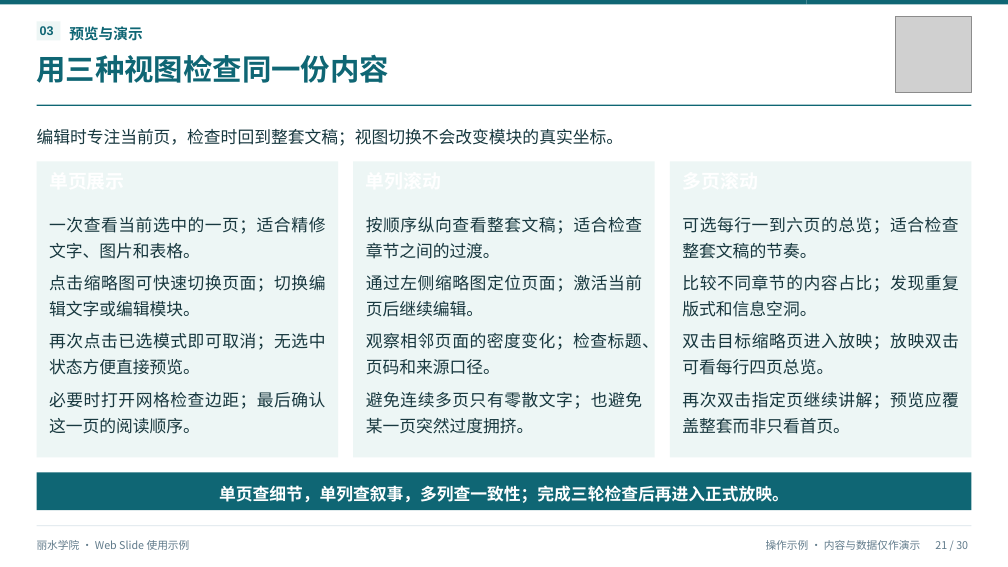
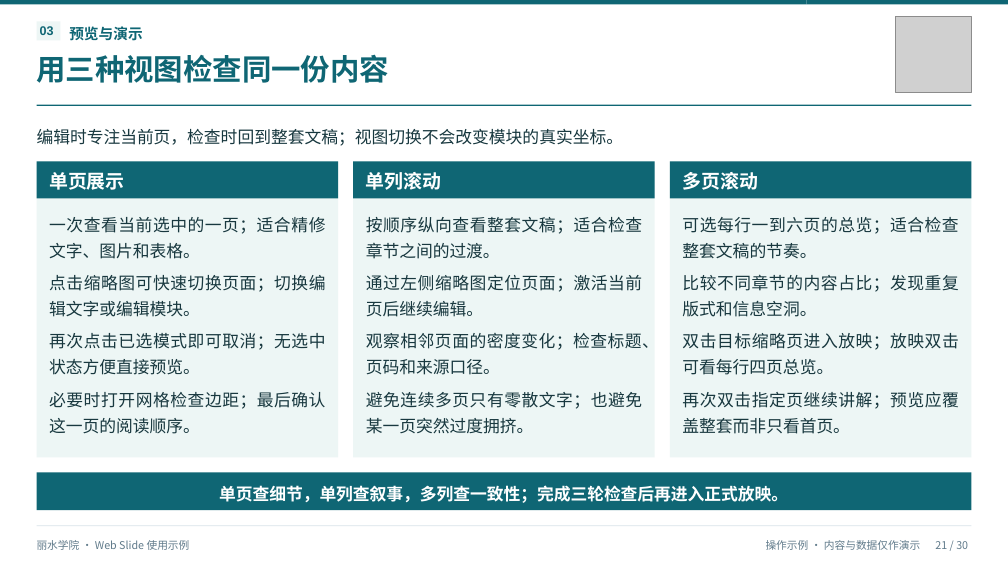
Before and after one commit to lbsun1999/html2ppt-web-slide, a slide deck: slide 21 of output/丽水学院_WebSlide制作与演示指南.pptx. Drawn at 1008x567 pixels with LibreOffice and Linux fonts; fonts in the diff are those of the drawing; grey boxes stand for pictures. Boxes give left, top, right and bottom in pixels: in the first picture for what was removed or moved away, otherwise in the second. Text is boxed around its words. In the diff, an @@ line names an element or a change of style, - is before the commit and + after.

Commit message:
feat: modularize profile and plan editing and fix PPTX text export

```diff
--- a/output/丽水学院_WebSlide制作与演示指南.pptx
+++ b/output/丽水学院_WebSlide制作与演示指南.pptx
@@ rectangle added at [36, 161, 338, 198], fill #0F6674 @@
@@ text added at [49, 172, 125, 190], 18 pt, text #FFFFFF, bold @@
+单页展示
@@ rectangle added at [353, 161, 655, 198], fill #0F6674 @@
@@ text added at [366, 172, 442, 190], 18 pt, text #FFFFFF, bold @@
+单列滚动
@@ rectangle added at [670, 161, 972, 198], fill #0F6674 @@
@@ text added at [682, 172, 758, 190], 18 pt, text #FFFFFF, bold @@
+多页滚动
```
Also in this commit, not shown: 18 other slides changed, 54 other files.
